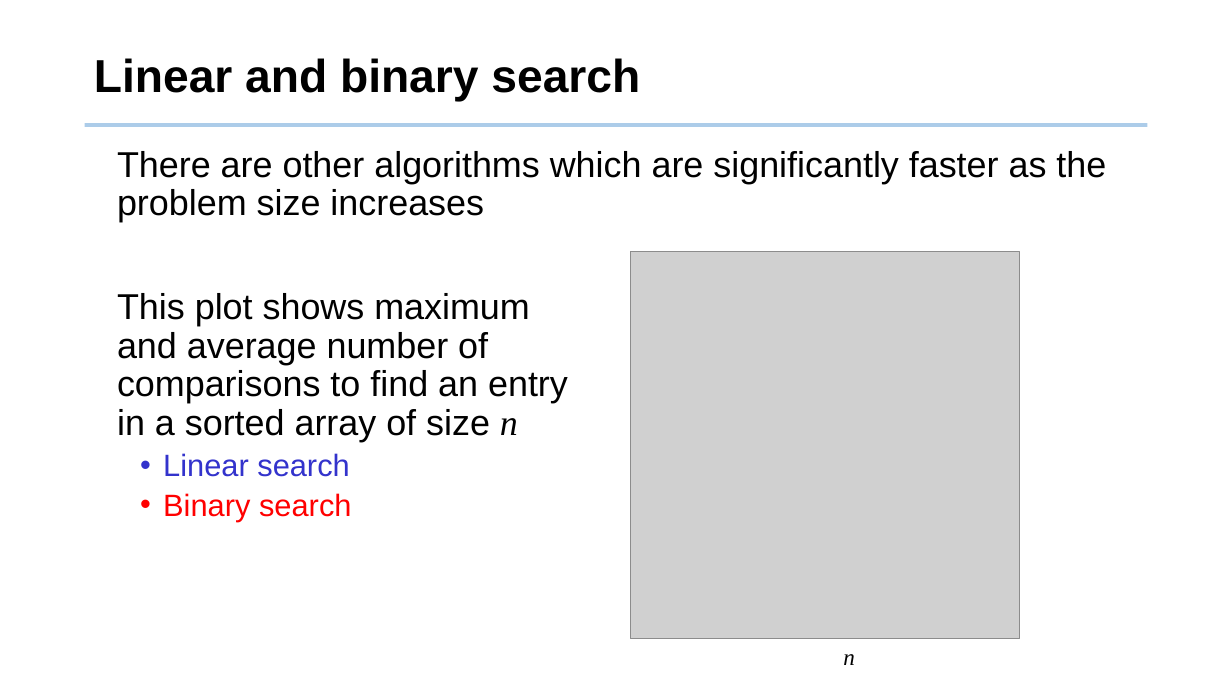
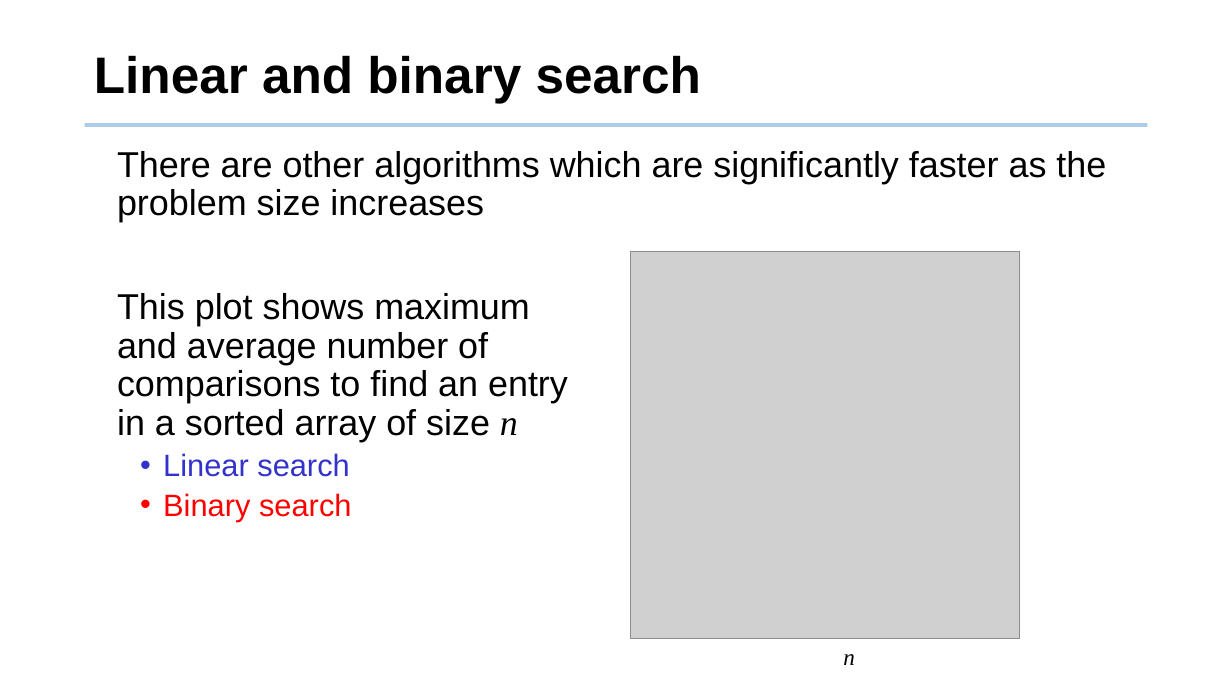
Before and after one commit to tsung-wei-huang/cs2420, a slide deck: slide 8 of slides/asymptotic_analysis.pptx. Drawn at 1232x693 pixels with LibreOffice and Linux fonts; fonts in the diff are those of the drawing; grey boxes stand for pictures; background and template pictures are left out. Boxes give left, top, right and bottom in pixels: in the first picture for what was removed or moved away, otherwise in the second. Text is boxed around its words. In the diff, an @@ line names an element or a change of style, - is before the commit and + after.

Commit message:
updated lecture1

```diff
--- a/slides/asymptotic_analysis.pptx
+++ b/slides/asymptotic_analysis.pptx
@@ title "Linear and binary search" at [94,55,701,103]: size 36 to 40 pt @@
```
Also in this commit, not shown: 4 other slides changed, 14 other files.
